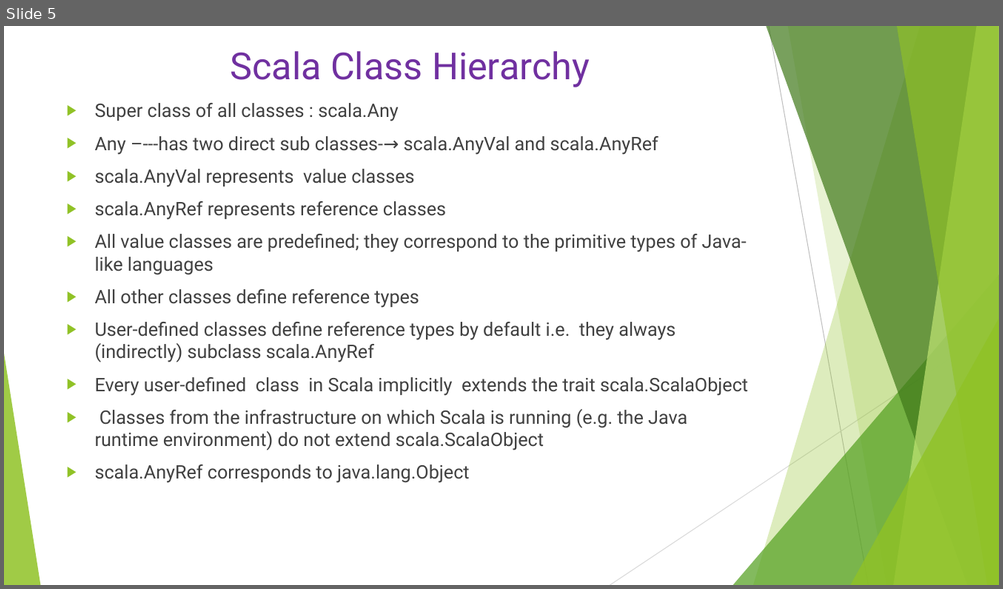
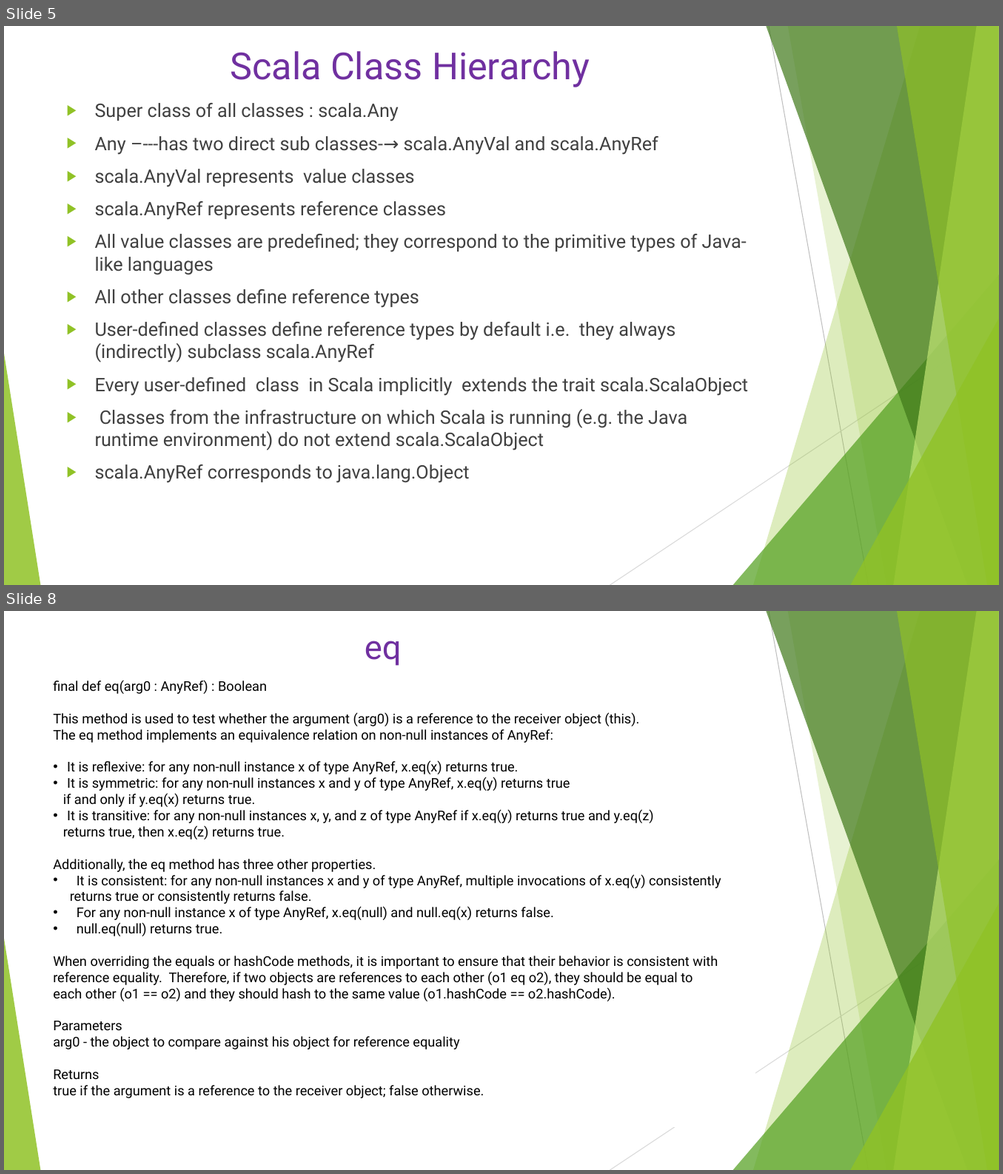
Before and after one commit to Anveshan3175/ScalaTrainingPrep, a slide deck: ScalaRepositary/ScalaTrainingPrep/Scala.pptx. Shown one above the other, each under a label of ours: slide 5 before the commit, slides 5 and 8 after it; the slides between them are not shown. The pictures are 1003x589 and 1003x1174 pixels, drawn with LibreOffice and Linux fonts; fonts in the diff are those of the drawing. Boxes give left, top, right and bottom in pixels: in the first picture for what was removed or moved away, otherwise in the second. Text is boxed around its words. In the diff, an @@ line names an element or a change of style, - is before the commit and + after.

```diff
--- a/ScalaRepositary/ScalaTrainingPrep/Scala.pptx
+++ b/ScalaRepositary/ScalaTrainingPrep/Scala.pptx
@@ slide 8 added at <box>4,611,999,1170</box>, background #FFFFFF; not listed: 10 template elements that a slide beside it also shows @@
@@ title added at <box>364,641,401,666</box>, 32.4 pt, text #7030A0 @@
+eq
@@ text added at <box>53,680,721,1099</box>, 13 pt, text #000000 @@
+final def eq(arg0 : AnyRef) : Boolean
+  This method is used to test whether the argument (arg0) is a reference to the receiver object (this).
+  The eq method implements an equivalence relation on non-null instances of AnyRef:
+      • It is reflexive: for any non-null instance x of type AnyRef, x.eq(x) returns true.
+      • It is symmetric: for any non-null instances x and y of type AnyRef, x.eq(y) returns true
+      if and only if y.eq(x) returns true.
+      • It is transitive: for any non-null instances x, y, and z of type AnyRef if x.eq(y) returns true and y.eq(z)
+      returns true, then x.eq(z) returns true.
+      Additionally, the eq method has three other properties.
+      • It is consistent: for any non-null instances x and y of type AnyRef, multiple invocations of x.eq(y) consistently
+      returns true or consistently returns false.
+      • For any non-null instance x of type AnyRef, x.eq(null) and null.eq(x) returns false.
+      • null.eq(null) returns true.
+  When overriding the equals or hashCode methods, it is important to ensure that their behavior is consistent with
+  reference equality. Therefore, if two objects are references to each other (o1 eq o2), they should be equal to
+  each other (o1 == o2) and they should hash to the same value (o1.hashCode == o2.hashCode).
+Parameters
+  arg0 - the object to compare against his object for reference equality
+Returns
+  true if the argument is a reference to the receiver object; false otherwise.
```
Also in this commit, not shown: 5 other slides added, 3 other files.
